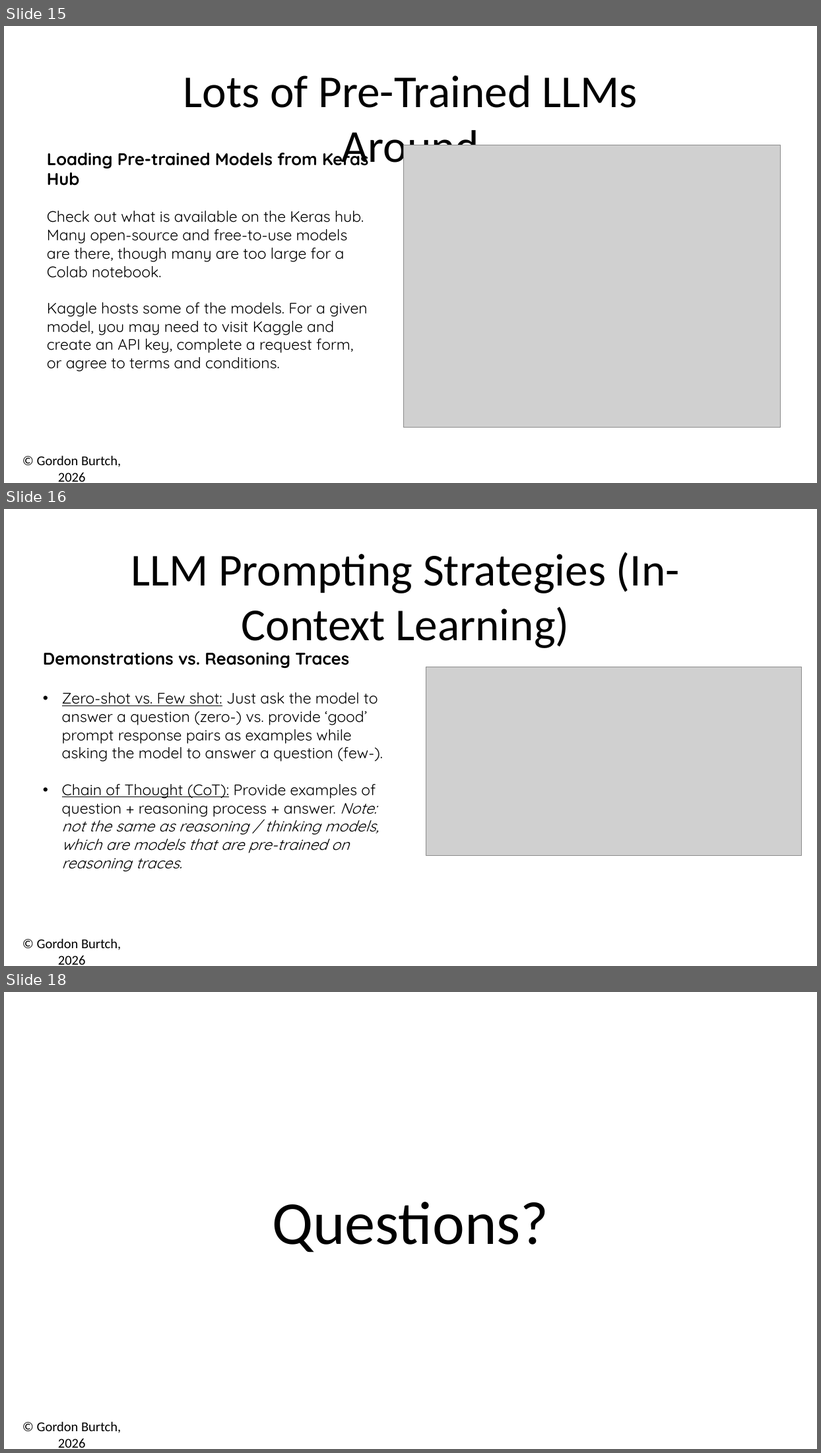
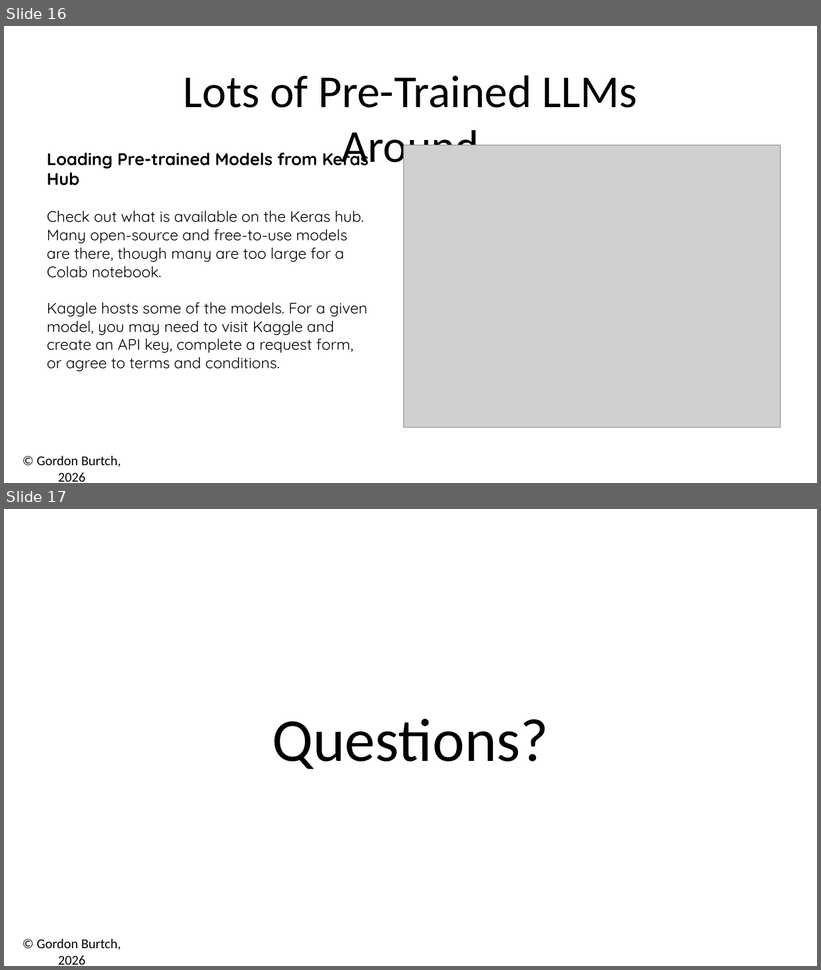
Before and after one commit to gburtch/BA510-2026, a slide deck: Week 10/10 - Generative Text Models.pptx. Shown one above the other, each under a label of ours: slides 15, 16 and 18 before the commit, slides 16 and 17 after it; the slides between them are not shown. The pictures are 821x1453 and 821x970 pixels, drawn with LibreOffice and Linux fonts; fonts in the diff are those of the drawing; grey boxes stand for pictures. Boxes give left, top, right and bottom in pixels: in the first picture for what was removed or moved away, otherwise in the second. Text is boxed around its words. In the diff, an @@ line names an element or a change of style, - is before the commit and + after.

```diff
--- a/Week 10/10 - Generative Text Models.pptx
+++ b/Week 10/10 - Generative Text Models.pptx
@@ slide 16 removed at <box>4,509,817,966</box>, background #FFFFFF; not listed: 1 template element that a slide beside it also shows @@
@@ text removed at <box>131,552,680,648</box> @@
-LLM Prompting Strategies (In-Context Learning)
@@ text removed at <box>43,652,383,872</box> @@
-Demonstrations vs. Reasoning Traces
-• Zero-shot vs. Few shot: Just ask the model to answer a question (zero-) vs. provide ‘good’ prompt response pairs as examples while asking the model to answer a question (few-).
-• Chain of Thought (CoT): Provide examples of question + reasoning process + answer. Note: not the same as reasoning / thinking models, which are models that are pre-trained on reasoning traces.
@@ picture removed at <box>426,667,801,856</box> @@
@@ what was slide 15 is now slide 16 @@
@@ what was slide 18 is now slide 17 @@
```
Also in this commit, not shown: 3 slides changed, 1 slide added, 1 other slide removed, 5 other files.
